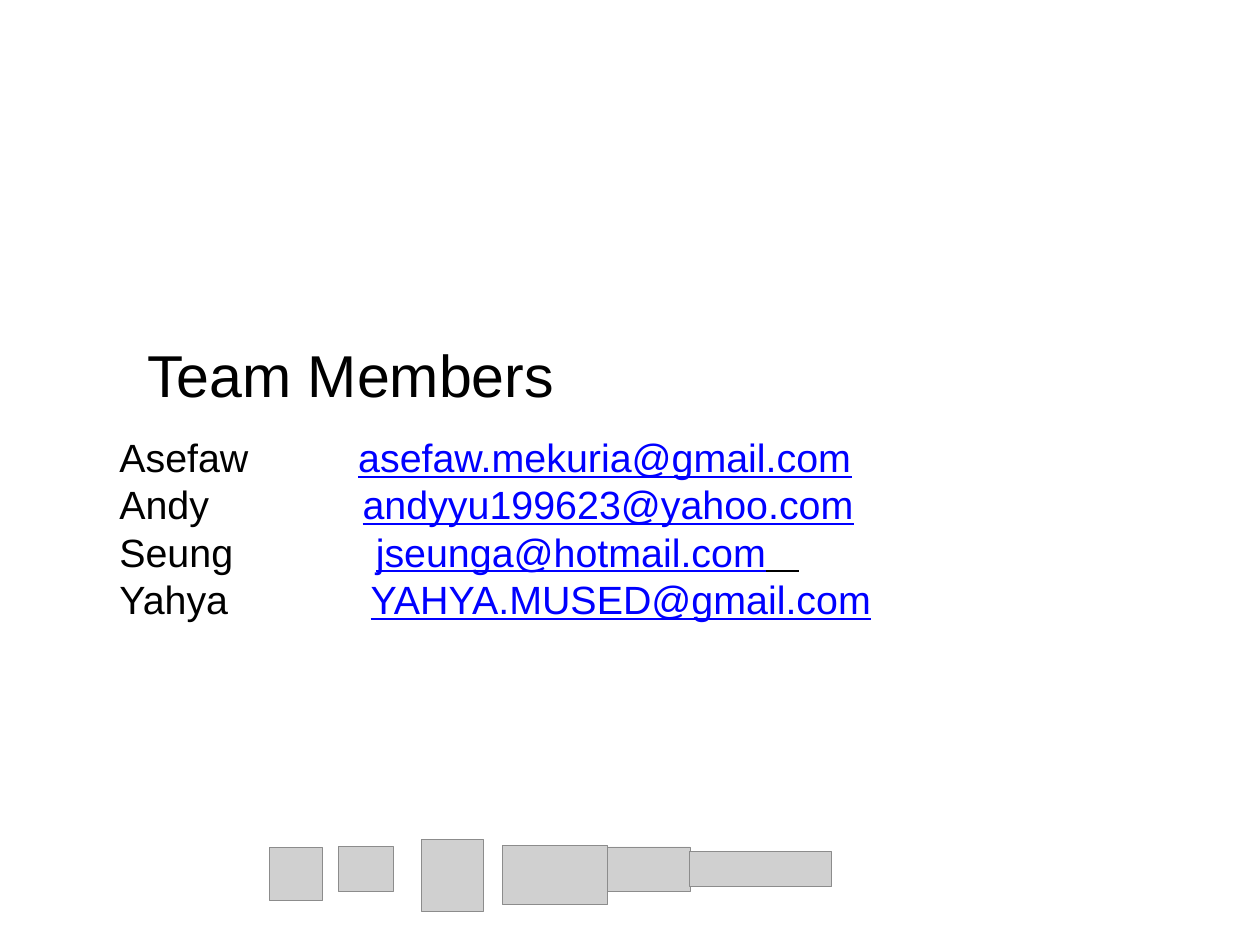
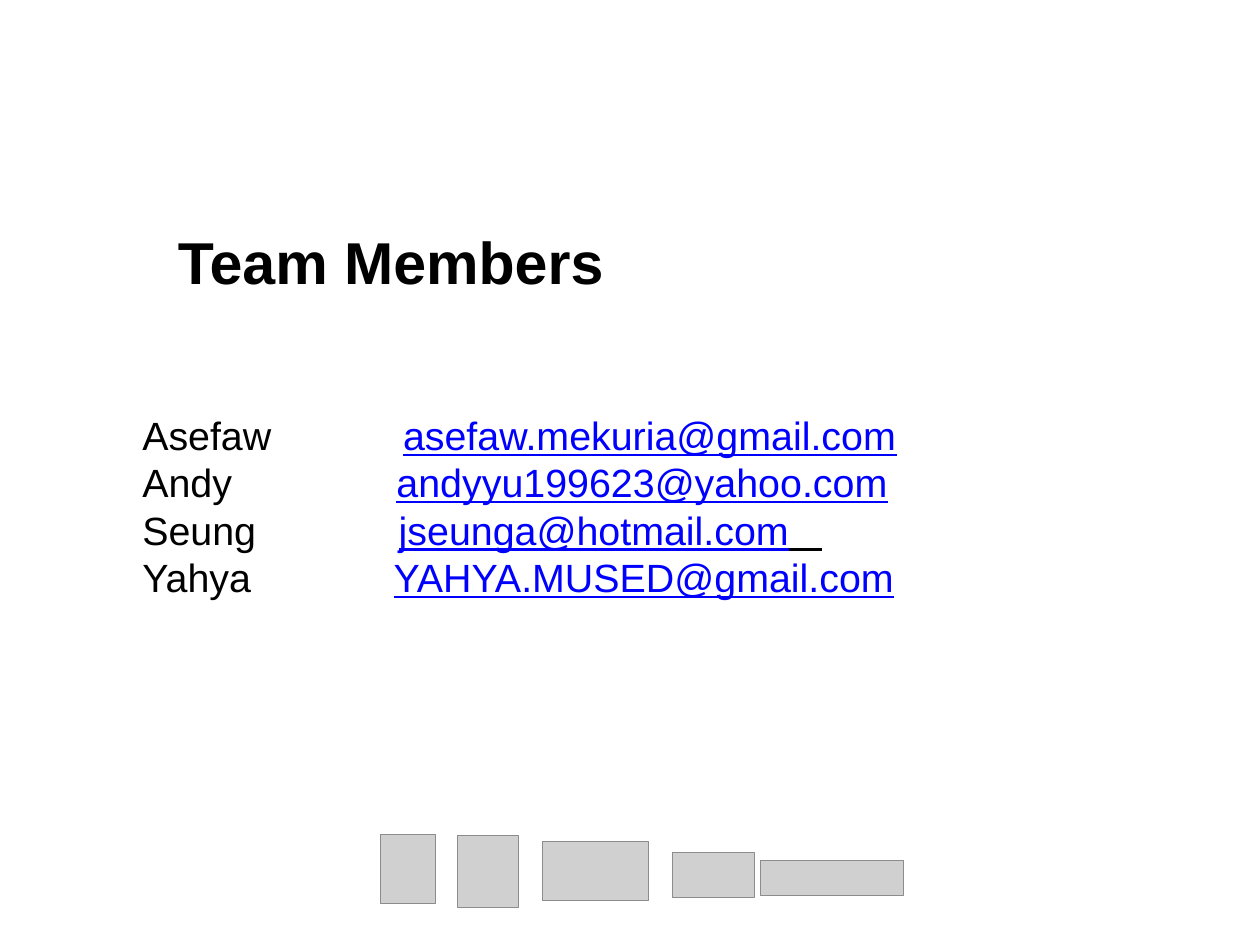
Before and after one commit to Asefaw/cuny-books, a slide deck: slide 6 of docs/Final-Presentaion.pptx (slide 7 before the commit). Drawn at 1260x945 pixels with LibreOffice and Linux fonts; fonts in the diff are those of the drawing; grey boxes stand for pictures. Boxes give left, top, right and bottom in pixels: in the first picture for what was removed or moved away, otherwise in the second. Text is boxed around its words. In the diff, an @@ line names an element or a change of style, - is before the commit and + after.

Commit message:
Update Final-Presentation

```diff
--- a/docs/Final-Presentaion.pptx
+++ b/docs/Final-Presentaion.pptx
@@ title "Team Members": place and size @@
-title "Team Members" at bbox=[147, 354, 554, 398]
+title "Team Members" at bbox=[178, 241, 603, 285]
@@ title "Team Members" at bbox=[178, 241, 603, 285]: bold on @@
@@ text "Asefaw asefaw.mekuria@gmail.com": place and size @@
-text "Asefaw asefaw.mekuria@gmail.com" at bbox=[119, 443, 871, 622]
+text "Asefaw asefaw.mekuria@gmail.com" at bbox=[142, 421, 896, 600]
@@ picture: place and size @@
-picture at bbox=[338, 847, 393, 891]
+picture at bbox=[381, 835, 436, 903]
@@ picture: place and size @@
-picture at bbox=[422, 839, 483, 911]
+picture at bbox=[457, 836, 518, 907]
@@ picture removed at bbox=[269, 847, 323, 900] @@
@@ picture: place and size @@
-picture at bbox=[502, 845, 608, 905]
+picture at bbox=[542, 842, 648, 901]
@@ picture: place and size @@
-picture at bbox=[608, 847, 690, 891]
+picture at bbox=[673, 853, 755, 898]
@@ picture: place and size @@
-picture at bbox=[689, 852, 832, 887]
+picture at bbox=[761, 860, 904, 895]
```
Also in this commit, not shown: 4 other slides changed, 1 slide removed.
